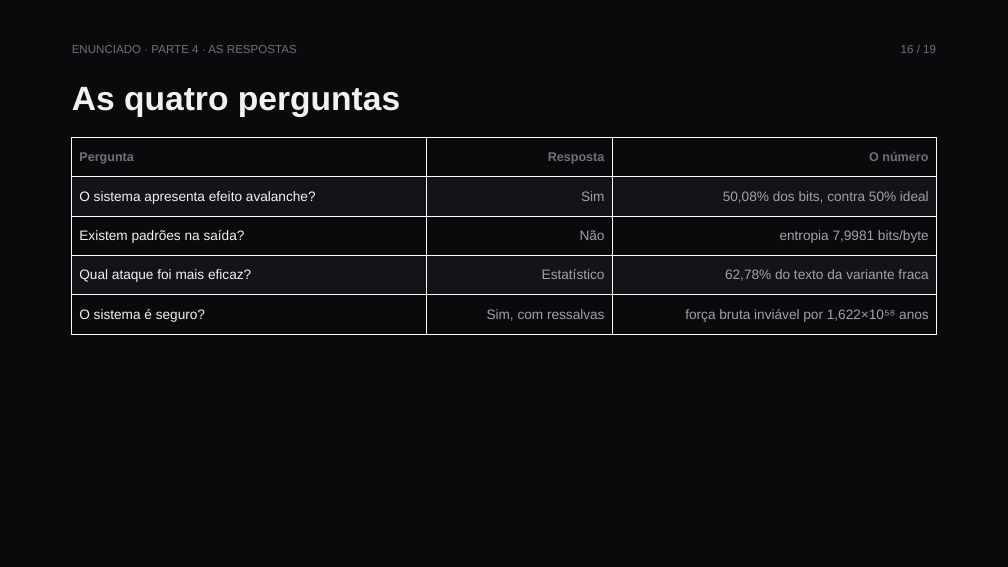
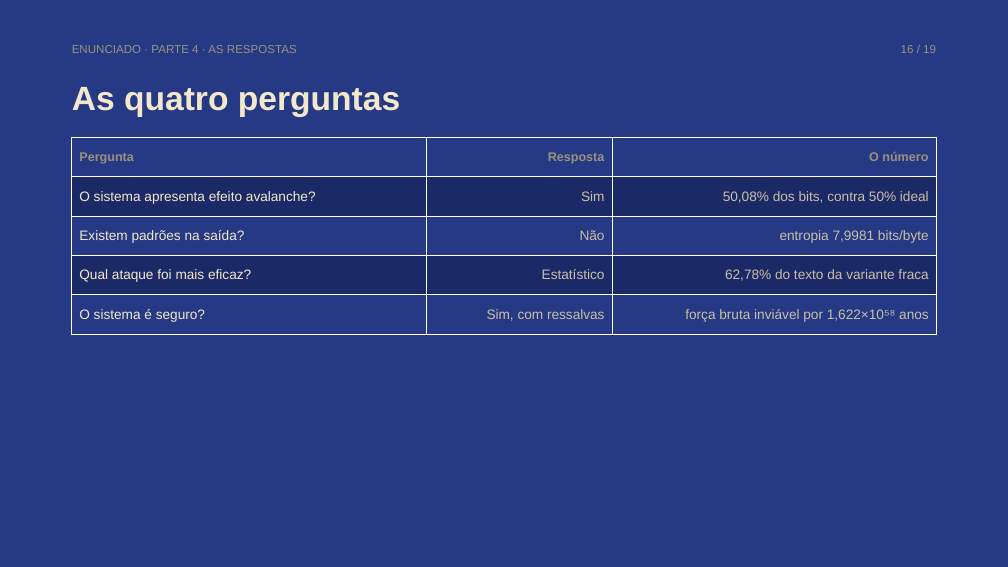
Before and after one commit to vinivent/MaxPay-Cyber, a slide deck: slide 16 of docs/MaxPay-apresentacao.pptx. Drawn at 1008x567 pixels with LibreOffice and Linux fonts; fonts in the diff are those of the drawing. Boxes give left, top, right and bottom in pixels: in the first picture for what was removed or moved away, otherwise in the second. Text is boxed around its words. In the diff, an @@ line names an element or a change of style, - is before the commit and + after.

```diff
--- a/docs/MaxPay-apresentacao.pptx
+++ b/docs/MaxPay-apresentacao.pptx
@@ background #0A0A0C to #253985 @@
@@ text "ENUNCIADO · PARTE 4 · ..." at (x1=72, y1=45, x2=297, y2=53): text colour #70707A to #9A927D @@
@@ text "16 / 19" at (x1=901, y1=45, x2=936, y2=53): text colour #70707A to #9A927D @@
@@ text "As quatro perguntas" at (x1=72, y1=87, x2=400, y2=117): text colour #F2F2F4 to #F3E8CB @@
@@ table at (x1=72, y1=138, x2=937, y2=334) @@
@@ fill #0A0A0C to #253985 in 9 cells @@
@@ fill #141418 to #1B2A66 in 6 cells @@
@@ text colour #70707A to #9A927D in "Pergunta", "Resposta", "O número" @@
@@ text colour #F2F2F4 to #F3E8CB in "O sistema apresenta efeito avalanche?", "Existem padrões na saída?", "Qual ataque foi mais eficaz?", "O sistema é seguro?" @@
@@ text colour #A0A0AA to #C9BFA6 in "Sim", "50,08% dos bits, contra 50% ideal", "Não", "entropia 7,9981 bits/byte" and 4 more places @@
```
Also in this commit, not shown: 18 other slides changed, 11 other files.
